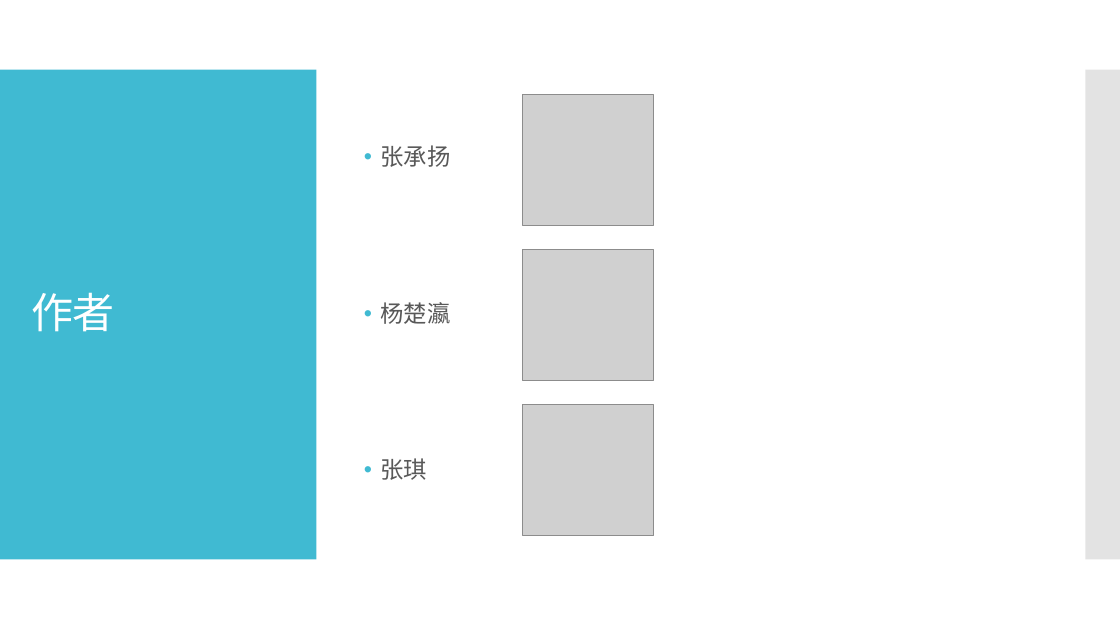
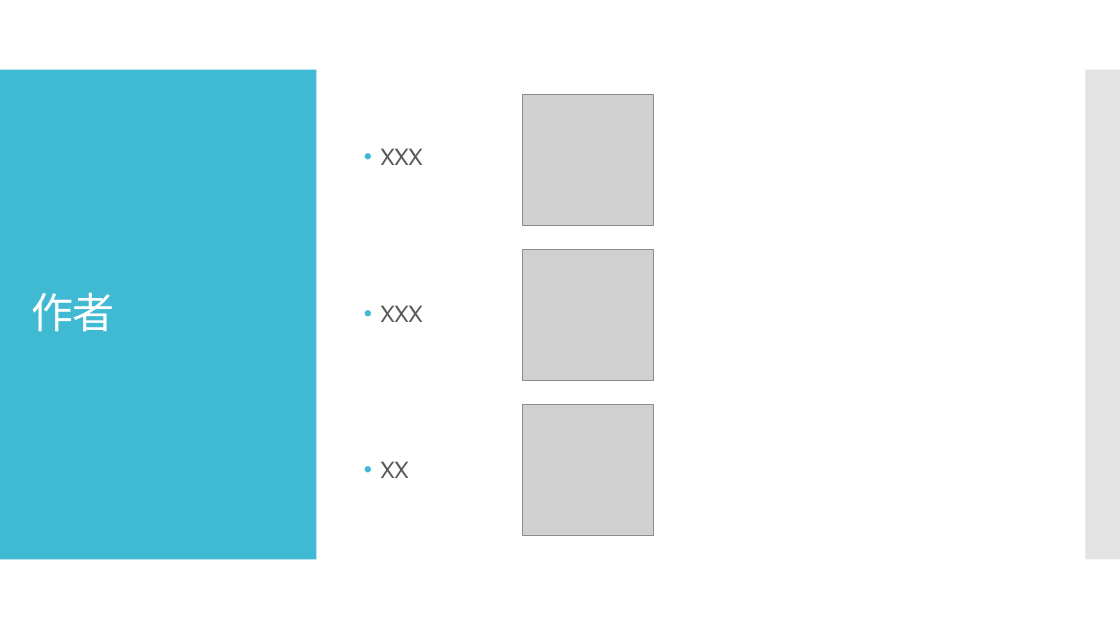
Before and after one commit to Kafuziroh/HongkongJournalist, a slide deck: slide 2 of 看谁排得快.pptx. Drawn at 1120x630 pixels with LibreOffice and Linux fonts; fonts in the diff are those of the drawing; grey boxes stand for pictures. Boxes give left, top, right and bottom in pixels: in the first picture for what was removed or moved away, otherwise in the second. Text is boxed around its words. In the diff, an @@ line names an element or a change of style, - is before the commit and + after.

```diff
--- a/看谁排得快.pptx
+++ b/看谁排得快.pptx
@@ text at bbox=[381, 148, 423, 478]: text changed @@
-• 张承扬
-• 杨楚瀛
-• 张琪
+• XXX
+• XXX
+• XX
```
Also in this commit, not shown: 3 other files.
